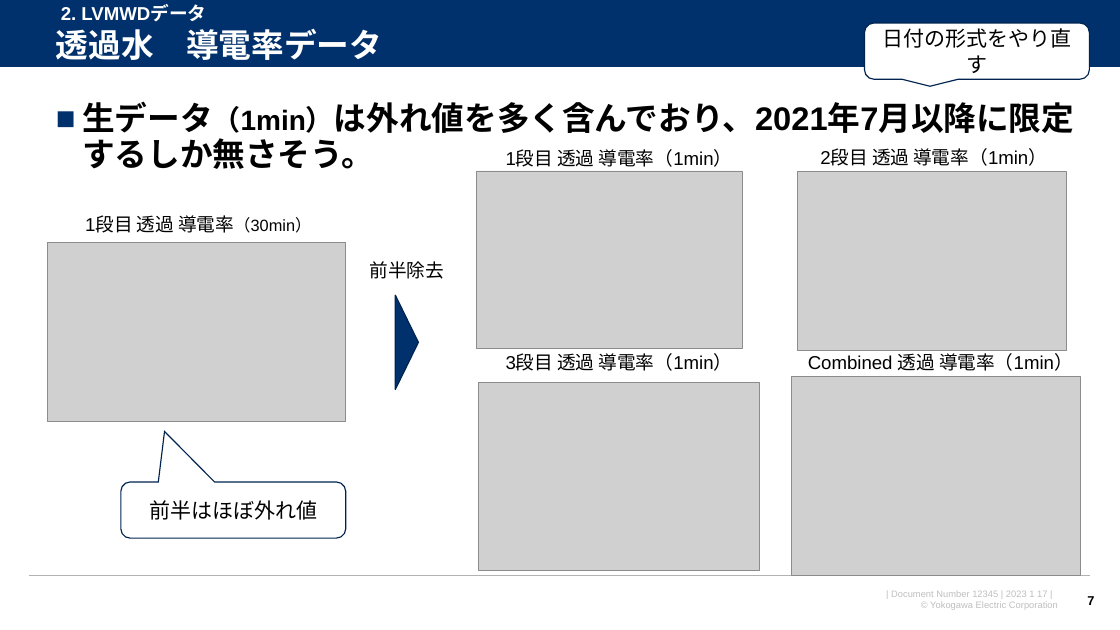
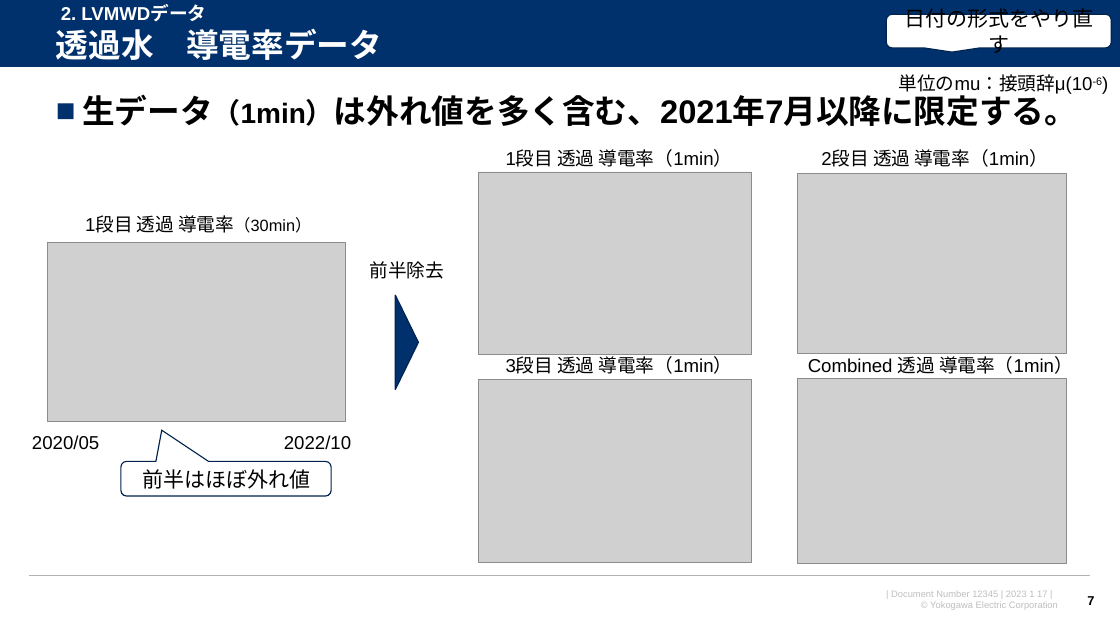
Before and after one commit to watarukumagai-git/opt, a slide deck: slide 7 of Reuse_Water/230207_米国再生水NAWI LVMWD 水質予測_rev.0.pptx. Drawn at 1120x630 pixels with LibreOffice and Linux fonts; fonts in the diff are those of the drawing; grey boxes stand for pictures; background and template pictures are left out. Boxes give left, top, right and bottom in pixels: in the first picture for what was removed or moved away, otherwise in the second. Text is boxed around its words. In the diff, an @@ line names an element or a change of style, - is before the commit and + after.

```diff
--- a/Reuse_Water/230207_米国再生水NAWI LVMWD 水質予測_rev.0.pptx
+++ b/Reuse_Water/230207_米国再生水NAWI LVMWD 水質予測_rev.0.pptx
@@ rounded speech box "日付の形式をやり直す": place and size @@
-rounded speech box "日付の形式をやり直す" at (865, 23, 1090, 79)
+rounded speech box "日付の形式をやり直す" at (886, 14, 1112, 48)
@@ text at (82, 89, 1077, 126): text changed @@
-■ 生データ（1min）は外れ値を多く含んでおり、2021年7月以降に限定するしか無さそう。
+■ 生データ（1min）は外れ値を多く含む、2021年7月以降に限定する。
@@ text added at (899, 74, 1103, 96), 16 pt, text #000000 @@
+単位のmu：接頭辞μ(10-6)
@@ picture: place and size @@
-picture at (477, 171, 743, 349)
+picture at (478, 172, 752, 355)
@@ picture: place and size @@
-picture at (478, 382, 760, 571)
+picture at (478, 380, 752, 563)
@@ picture: place and size @@
-picture at (791, 376, 1081, 576)
+picture at (798, 379, 1067, 563)
@@ text added at (32, 435, 99, 450), 16 pt, text #000000 @@
+2020/05
@@ text added at (284, 435, 351, 449), 16 pt, text #000000 @@
+2022/10
@@ rounded speech box "前半はほぼ外れ値": place and size @@
-rounded speech box "前半はほぼ外れ値" at (121, 482, 346, 539)
+rounded speech box "前半はほぼ外れ値" at (121, 461, 331, 496)
```
Also in this commit, not shown: 6 other slides changed, 2 slides added, 1 slide removed.
